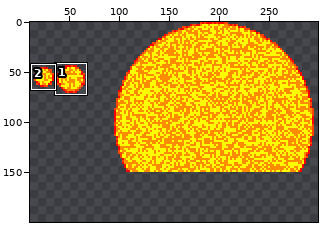
File history of a sprite sheet, public/images/suns.png. Above, an overview of the earlier version with the close-up marked.
Close-up. The starting point:
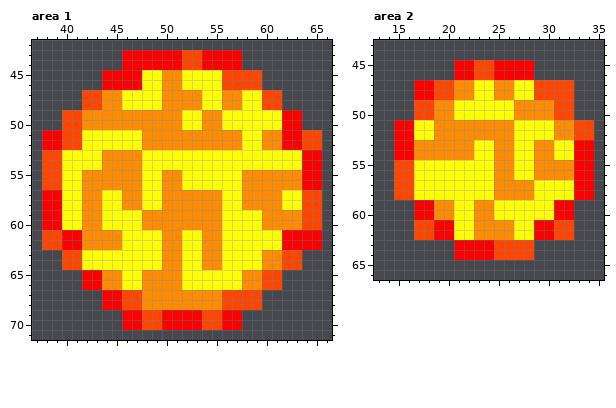
The file is 400x200 pixels. Shown: area 1: x 37..66, y 42..71; area 2: x 13..35, y 43..66. The wide view leaves out empty margins. The commit also changed other parts of the picture, which this record leaves out.
Now the later version:
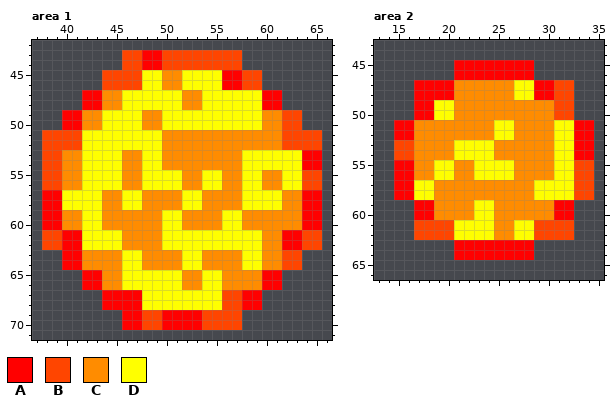
Palette (. is transparent): A #ff0000  B #ff4500  C #ff8c00  D #ffff00
Edits made:
Changed rows in their new state; - is an unchanged pixel.
Area 1:
first column x 38:
43 --------BB--BB--BBBB--------
44 --------BB--BB--BBBB--------
45 ------BBBB--------AA--------
46 ------BBBB--------AA--------
47 ----AA------DD----DD--AA----
48 ----AA------DD----DD--AA----
49 --AA--DDDD--DD--DD----CCBB--
50 --AA--DDDD--DD--DD----CCBB--
51 BB--------DD--------CC--BB--
52 BB--------DD--------CC--BB--
53 --CC--DD----CCCCCCCC--------
54 --CC--DD----CCCCCCCC--------
55 --CCDDDD----DDCC--CCDD--DDBB
56 --CCDDDD----DDCC--CCDD--DDBB
57 ----DDCCDDCC--DD--CCDDDDCCAA
58 ----DDCCDDCC--DD--CCDDDDCCAA
59 --CCDDCCCC--DD------CC----AA
60 --CCDDCCCC--DD------CC----AA
61 ----DDDDCCCCDD--DD----CC--BB
62 ----DDDDCCCCDD--DD----CC--BB
63 --AACCCC--CC------CC--------
64 --AACCCC--CC------CC--------
65 ----------DDDDCC--CC--AA----
66 ----------DDDDCC--CC--AA----
67 --------AADDDDDDDD--AA------
68 --------AADDDDDDDD--AA------
69 ------------------BB--------
70 ------------------BB--------
Area 2:
first column x 15:
45 --------AA----------
46 --------AA----------
47 ----AA--CC----AA----
48 ----AA--CC----AA----
49 --AADDCCCCCC--------
50 --AADDCCCCCC--------
51 --CC------DDCCCCDDAA
52 --CC------DDCCCCDDAA
53 BB----DD----CC------
54 BB----DD----CC------
55 AACC--CC--DDCC--DDBB
56 AACC--CC--DDCC--DDBB
57 AA--CCCCCC--------BB
58 AA--CCCCCC--------BB
59 ------CCDDCCCCCC----
60 ------CCDDCCCCCC----
61 ----BB--DD----BB----
62 ----BB--DD----BB----
63 ----------AAAA------
64 ----------AAAA------
Boxes around the changes in both close-ups, in picture pixels (x1, y1, x2, y2):
changed: (42, 50, 322, 330)
changed: (394, 60, 594, 260)
